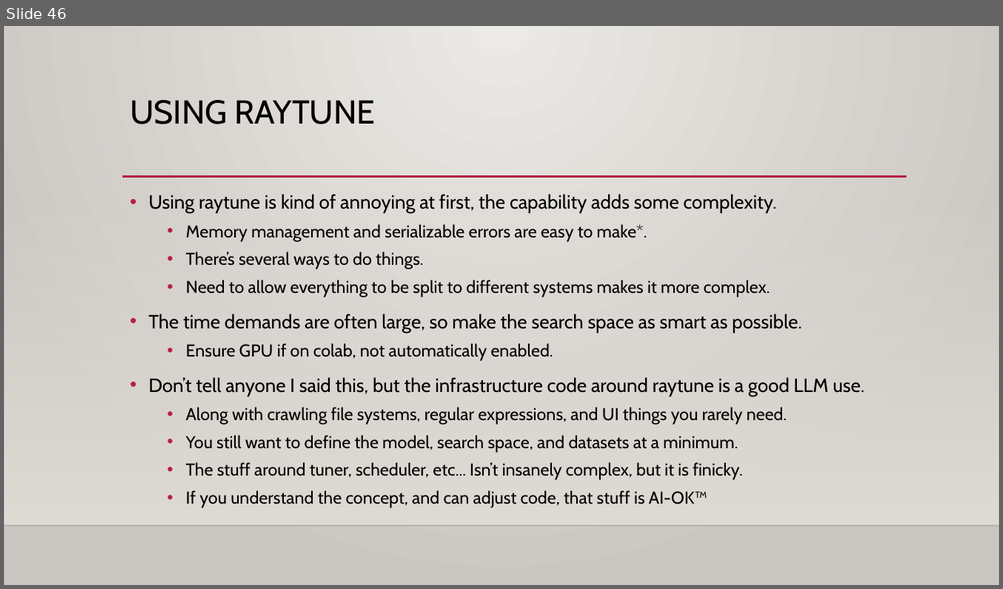
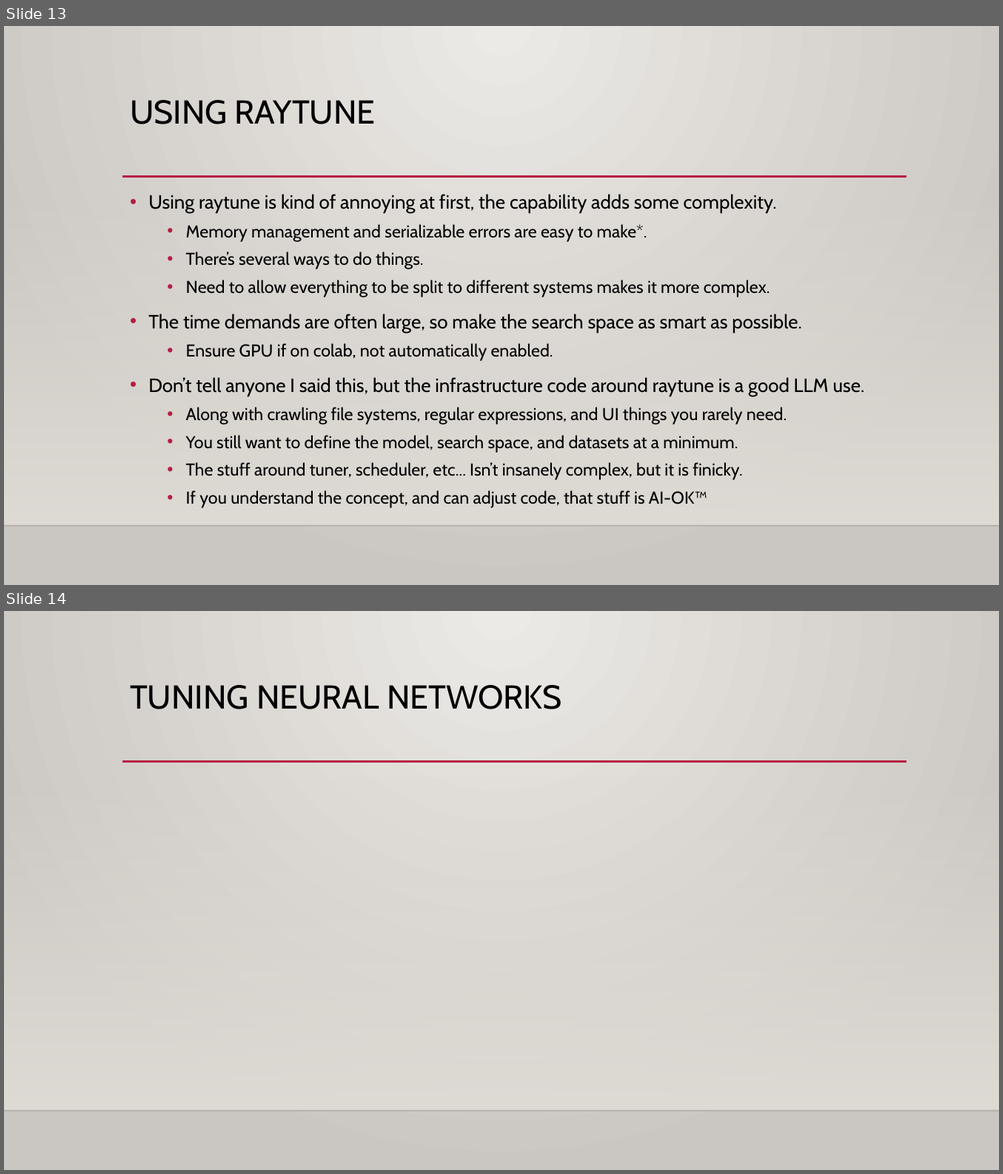
Before and after one commit to AkeemSemperDataScience/Intro_to_Machine_Learning_Students, a slide deck: reference_content/Slides/pytorch_optimization.pptx. Shown one above the other, each under a label of ours: slide 46 before the commit, slides 13 and 14 after it. The pictures are 1003x589 and 1003x1174 pixels, drawn with LibreOffice and Linux fonts; fonts in the diff are those of the drawing; background and template pictures are left out. Boxes give left, top, right and bottom in pixels: in the first picture for what was removed or moved away, otherwise in the second. Text is boxed around its words. In the diff, an @@ line names an element or a change of style, - is before the commit and + after.

```diff
--- a/reference_content/Slides/pytorch_optimization.pptx
+++ b/reference_content/Slides/pytorch_optimization.pptx
@@ slide 14 added at (x1=4, y1=611, x2=999, y2=1170), background gradient #ECEAE7 to #CAC7C1; not listed: 3 template elements that a slide beside it also shows @@
@@ title added at (x1=130, y1=685, x2=562, y2=709), 32 pt, text #000000 @@
+TUNING NEURAL NETWORKS
@@ what was slide 46 is now slide 13 @@
```
Also in this commit, not shown: 2 slides changed, 4 other slides added, 1 slide removed, 1 other file.
